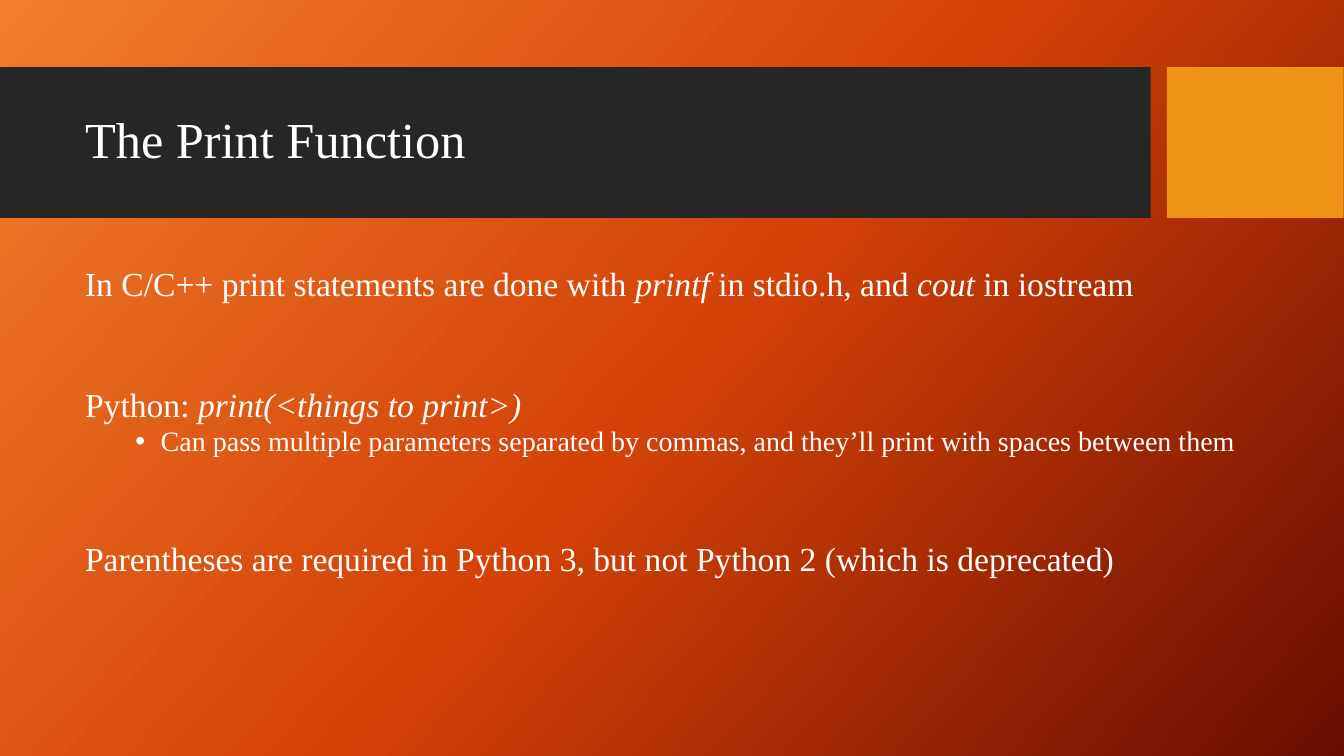
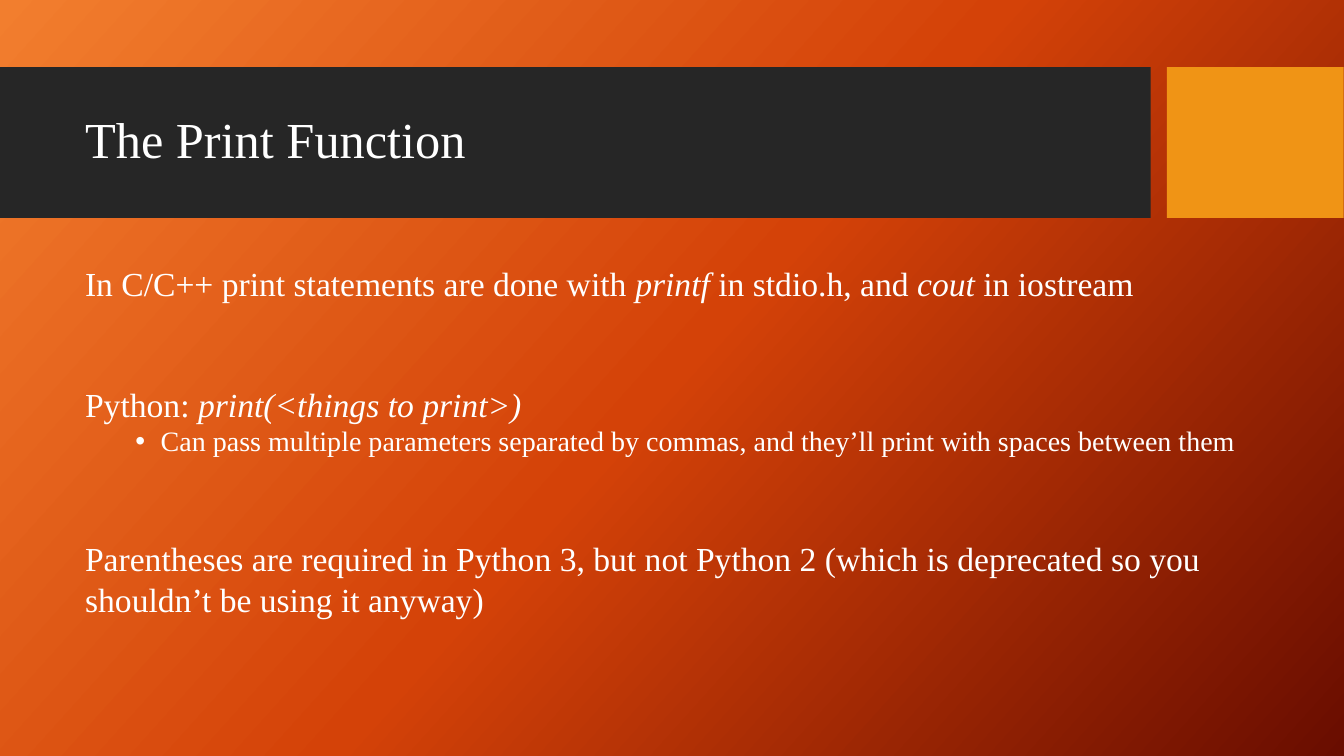
Before and after one commit to giganano/PythonBootcamp, a slide deck: slide 5 of slides/review.pptx. Drawn at 1344x756 pixels with LibreOffice and Linux fonts; fonts in the diff are those of the drawing; background and template pictures are left out. Boxes give left, top, right and bottom in pixels: in the first picture for what was removed or moved away, otherwise in the second. Text is boxed around its words. In the diff, an @@ line names an element or a change of style, - is before the commit and + after.

```diff
--- a/slides/review.pptx
+++ b/slides/review.pptx
@@ text at bbox=[85, 547, 1199, 618]: text changed @@
-Parentheses are required in Python 3, but not Python 2 (which is deprecated)
+Parentheses are required in Python 3, but not Python 2 (which is deprecated so you shouldn’t be using it anyway)
```
Also in this commit, not shown: 2 other slides changed, 17 other files.
